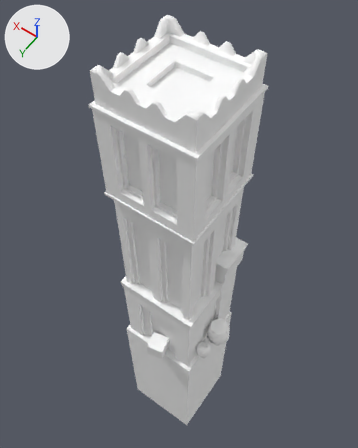
What one commit did to the glTF model assets/models/buildings/pers_scout_tower_b.glb.
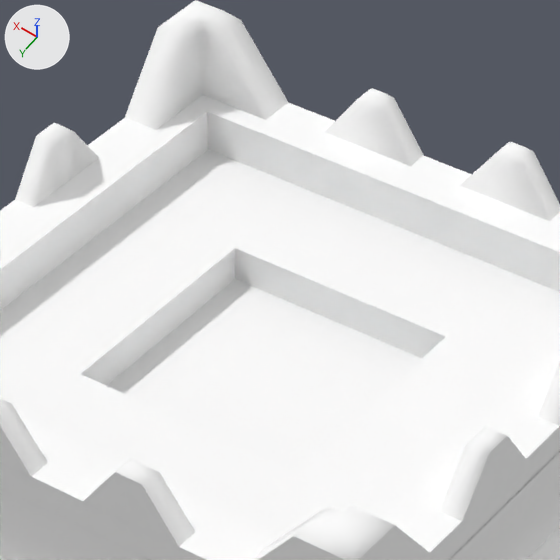
There are two pictures of each version: one whole from a 50 mm lens placed at (-9.5, 13.4, 31.6), pointed at (1.9, -2.6, 6.4), one close up on the part from 36% to 66% of the width and 3% to 27% of the height. Arrows for +X, +Y and +Z are at upper left; the lights stay in place. The older version's two pictures come first. Vertices at exactly the same position are counted once.

Names of what the first close-up shows: 'Building'.
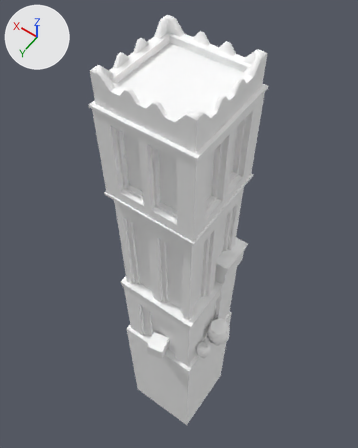
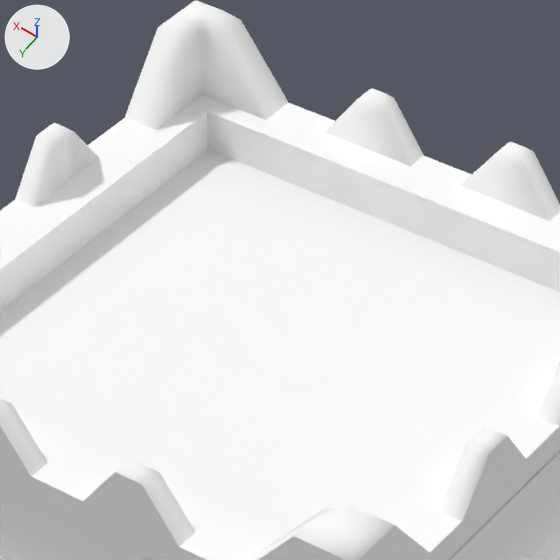
The edits, one by one:
me_b is used by ob_building; location (0.0, 0.0, 0.0).
me_b had 783 vertices, 1172 faces and spanned x -3.9..4.1, y -3.8..3.5, z -12.7..20.6.
me_b now has 1093 vertices, 1388 faces and spans x -3.9..4.1, y -3.8..3.5, z -12.7..20.6.
me_b part 1: 112 vertices added at x -2.6..2.6, y -2.6..2.6, z 13.6..20.0.
Other edits to the shape of me_b do not show in these pictures.

Where the change shows, as pixel boxes (x1, y1, x2, y2) in the close-ups (560 x 560 px):
part 1 of me_b, added: after (81, 248, 445, 472)
